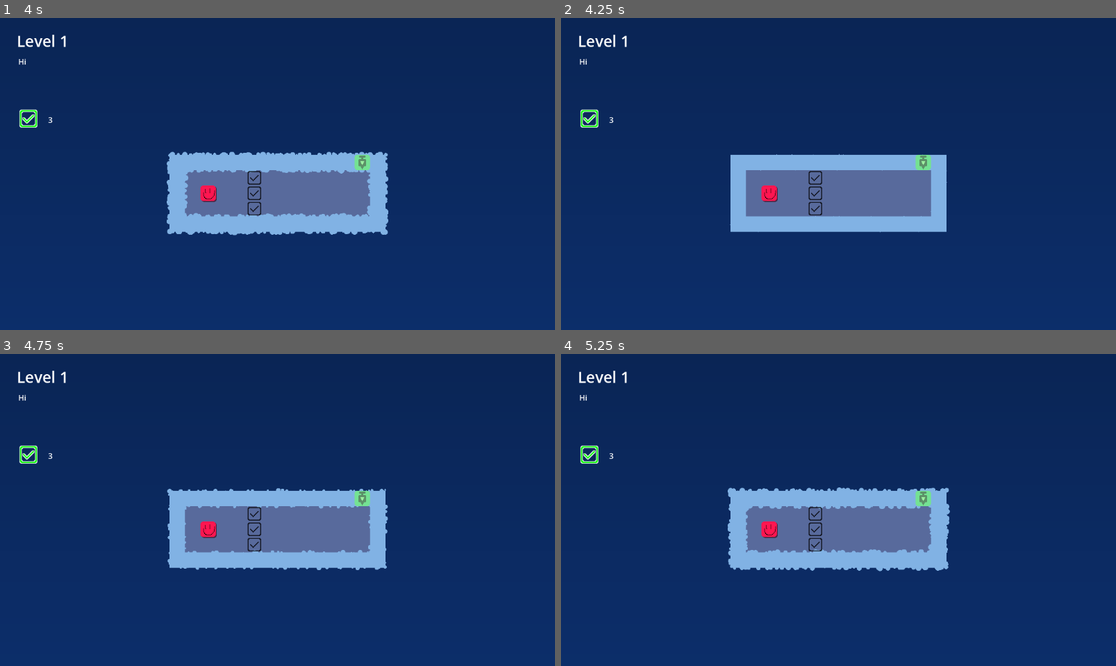
Above: before the commit, frames 1-4 (two rows, left to right).
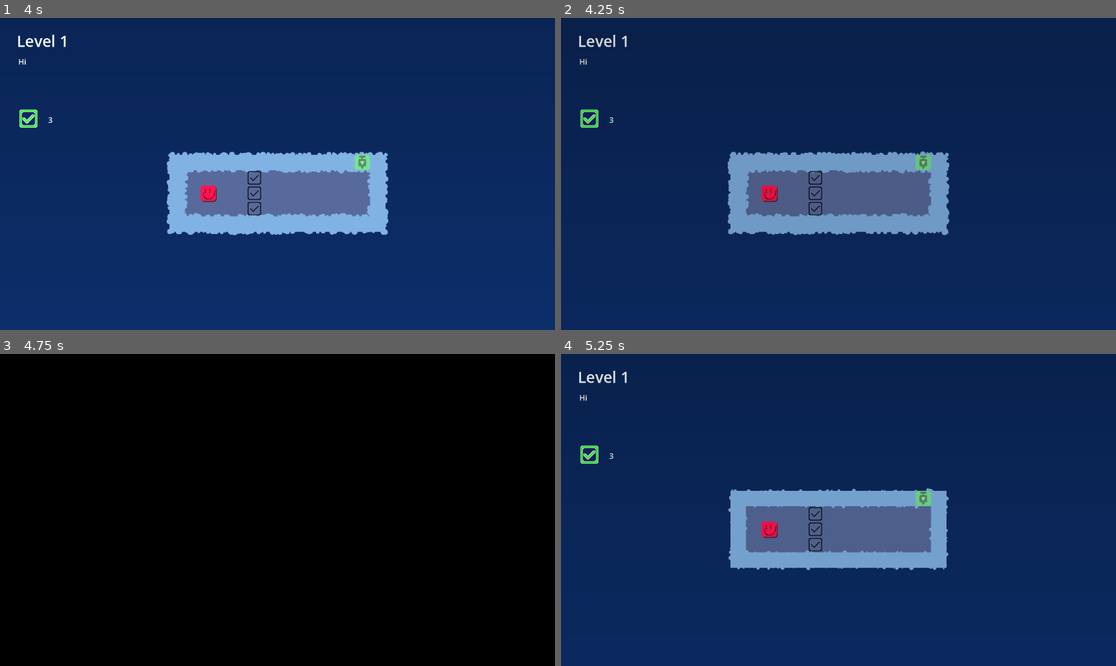
Above: after the commit, the same moments.

Repository: LightPotatoDev/BalloonGam
Game: Godot game, scene res://scenes/Main.tscn
Same seed, same stepped clock (60 frames per second), same inputs: the game is played once before the commit and once after it.
Inputs:
- Up to frame 1 (4 s): tap Enter (ui_accept) at 0.5, 0.77, 1.52, 3.02, 3.77 s; hold Right (ui_right) 0.53-1.28 s; tap Z (undo) every 0.75 s from 0.6 to 3.6 s; hold Down (ui_down) 1.28-2.03 s; hold Right (ui_right) 2.03-2.78 s; hold Up (ui_up) 2.78-3.53 s; hold Left (ui_left) from 3.53 s (still down)
- Up to frame 2 (4.25 s): keep holding Left (ui_left); tap R (restart) at 4.15 s
- Up to frame 3 (4.75 s): keep holding Left (ui_left); tap Z (undo) at 4.35 s; tap Enter (ui_accept) at 4.52 s
- Up to frame 4 (5.25 s): release Left (ui_left) at 5.03 s; hold Down (ui_down) from 5.03 s (still down); tap Z (undo) at 5.1 s

Frame 1 is identical in both runs. In frame 2, 5.8% of the frame differs, in the area x 3-70%, y 5-70%; in frame 3, 100%, in the area x 0-100%, y 0-100%; in frame 4, 1.1%.

Commit message:
fix restart bug again

Diff:
--- /dev/null
+++ b/scenes/DummyScene.gd
@@ -0,0 +1,4 @@
+extends Node2D
+
+func _on_timer_timeout():
+	get_tree().change_scene_to_file("res://scenes/Main.tscn")
--- /dev/null
+++ b/scenes/DummyScene.tscn
@@ -0,0 +1,12 @@
+[gd_scene load_steps=2 format=3 uid="uid://du7w705g08d83"]
+
+[ext_resource type="Script" path="res://scenes/DummyScene.gd" id="1_etpum"]
+
+[node name="DummyScene" type="Node2D"]
+script = ExtResource("1_etpum")
+
+[node name="Timer" type="Timer" parent="."]
+wait_time = 0.1
+autostart = true
+
+[connection signal="timeout" from="Timer" to="." method="_on_timer_timeout"]
--- a/scenes/GameManager.gd
+++ b/scenes/GameManager.gd
@@ -14,7 +14,7 @@
 		EventBus.undo.emit()
 		$UndoSound.play()
 	if Input.is_action_just_pressed("restart"):
-		get_tree().reload_current_scene()
+		Transition.change_scene("DummyScene")
 
 func _init():
 	EventBus.yes_tile_exist.connect(_on_yes_tile_exist)
--- a/scenes/Global.gd
+++ b/scenes/Global.gd
@@ -1,6 +1,6 @@
 extends Node
 
-enum STATES {DEFAULT, MOVING, WIN}
+enum STATES {DEFAULT, MOVING, WIN, TRANSITION}
 var game_state:int = STATES.DEFAULT
 
 var cur_level:int = 1
--- a/scenes/Transition.gd
+++ b/scenes/Transition.gd
@@ -4,6 +4,7 @@
 	$AnimationPlayer.play("transitionOut")
 
 func change_scene(sceneName):
+	Global.game_state = Global.STATES.TRANSITION
 	var scene = "res://scenes/" + sceneName + ".tscn"
 	$AnimationPlayer.play('RESET')
 	$AnimationPlayer.play('trans_in')
@@ -11,3 +12,5 @@
 # warning-ignore:return_value_discarded
 	get_tree().change_scene_to_file(scene)
 	$AnimationPlayer.play("trans_out")
+	await $AnimationPlayer.animation_finished
+	Global.game_state = Global.STATES.DEFAULT
--- a/scenes/Transition.tscn
+++ b/scenes/Transition.tscn
@@ -3,6 +3,21 @@
 [ext_resource type="Script" path="res://scenes/Transition.gd" id="1_7rjvp"]
 
 [sub_resource type="CanvasTexture" id="CanvasTexture_gh1fy"]
+
+[sub_resource type="Animation" id="Animation_8mftl"]
+resource_name = "RESET"
+tracks/0/type = "value"
+tracks/0/imported = false
+tracks/0/enabled = true
+tracks/0/path = NodePath("TextureRect:modulate")
+tracks/0/interp = 1
+tracks/0/loop_wrap = true
+tracks/0/keys = {
+"times": PackedFloat32Array(0),
+"transitions": PackedFloat32Array(1),
+"update": 0,
+"values": [Color(0, 0, 0, 0)]
+}
 
 [sub_resource type="Animation" id="Animation_ioepq"]
 resource_name = "trans_in"
@@ -29,25 +44,10 @@
 tracks/0/interp = 1
 tracks/0/loop_wrap = true
 tracks/0/keys = {
-"times": PackedFloat32Array(0, 0.5),
-"transitions": PackedFloat32Array(1, 1),
+"times": PackedFloat32Array(0, 0.1, 0.6),
+"transitions": PackedFloat32Array(1, 1, 1),
 "update": 0,
-"values": [Color(0, 0, 0, 1), Color(0, 0, 0, 0)]
-}
-
-[sub_resource type="Animation" id="Animation_8mftl"]
-resource_name = "RESET"
-tracks/0/type = "value"
-tracks/0/imported = false
-tracks/0/enabled = true
-tracks/0/path = NodePath("TextureRect:modulate")
-tracks/0/interp = 1
-tracks/0/loop_wrap = true
-tracks/0/keys = {
-"times": PackedFloat32Array(0),
-"transitions": PackedFloat32Array(1),
-"update": 0,
-"values": [Color(0, 0, 0, 0)]
+"values": [Color(0, 0, 0, 1), Color(0, 0, 0, 1), Color(0, 0, 0, 0)]
 }
 
 [sub_resource type="AnimationLibrary" id="AnimationLibrary_qmmgn"]
Not shown, changed: export_presets.cfg
